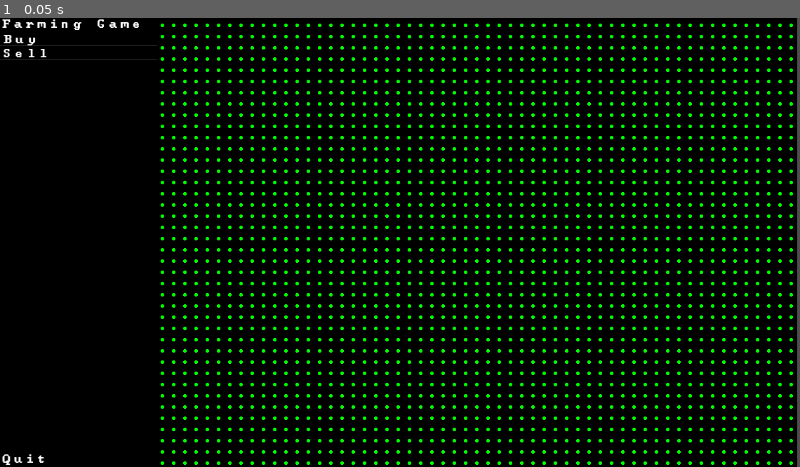
Above: before the commit, frame 1.
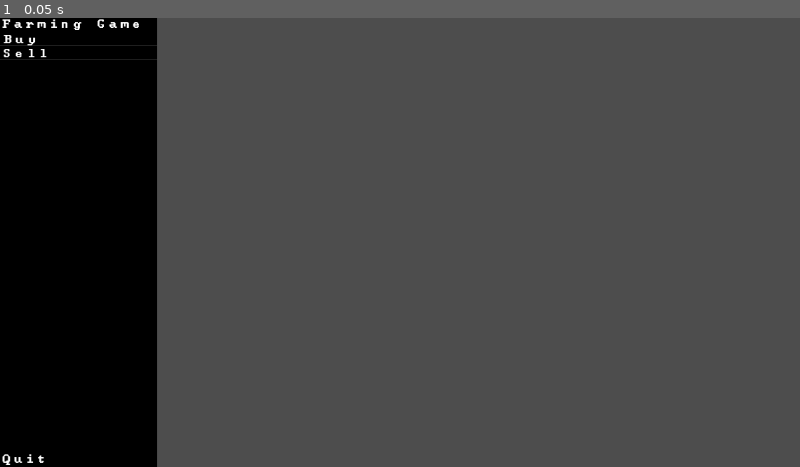
Above: after the commit, the same moment.

Repository: TylerDMielke/GDAsciiFarm
Game: Godot game, scene res://scenes/test_level.tscn
Two runs of this game, one before a commit and one after it. Both use one fixed random seed, a clock stepped at 60 frames per second and the inputs below.
Inputs:
- Up to frame 1 (0.05 s): no input

The runs differ from the first frame. In frame 1, 80% of the frame differs, in the area x 19-100%, y 0-100%.
Error after the commit: Parse Error: Expected closing "}" after dictionary elements. (res://scripts/game_map.gd:35)

Commit message:
continue implementing spawner

Diff:
--- a/scripts/game_map.gd
+++ b/scripts/game_map.gd
@@ -8,9 +8,9 @@
 var map_orig: Vector2i = Vector2i(0,0)
 var map_size: Vector2i = Vector2i((DisplayServer.window_get_size() - Vector2i(position)) / Globals.grid_size)
 
-var _mouse_last_postition: Vector2 = Vector2.ZERO
-var _has_mouse_changed_cells: bool = false
-var _is_mouse_in_gamemap: bool = false
+var mouse_last_postition: Vector2i = Vector2i.ZERO
+var has_mouse_changed_cells: bool = false
+var is_mouse_in_gamemap: bool = false
 
 var TILES = {
 	"PERIOD": Vector2i(14, 2),
@@ -27,6 +27,14 @@
 
 
 func _process(_delta):
+	if is_mouse_in_gamemap:
+		var mouse_new_position: Vector2i = get_mouse_position(get_global_mouse_position())
+		if mouse_new_position != mouse_last_postition:
+			var previous_glyph: Dictionary = {
+				"glyph":
+				"color":
+			}
+			Globals.mouse_changed_gamemap_cell.emit(mouse_new_position, mouse_last_postition, )
 	pass
 
 
@@ -35,7 +43,10 @@
 	Globals.mouse_entered_game_map.emit()
 
 	# Tell the gamemap that the mouse has left it.
-	_is_mouse_in_gamemap = true
+	is_mouse_in_gamemap = true
+
+	# Start tracking the mouse relative to the gamemap.
+	mouse_last_postition = get_mouse_position(get_global_mouse_position())
 
 
 func _on_mouse_exited() -> void:
@@ -43,7 +54,7 @@
 	Globals.mouse_exited_game_map.emit()
 
 	# Tell the gamemap that the mouse has left it.
-	_is_mouse_in_gamemap = false
+	is_mouse_in_gamemap = false
 
 
 func _initialize_boundary() -> void:
@@ -90,6 +101,12 @@
 	foreground.set_cell(color_layer_idx, coord, 0, glyph)
 
 
+## Get the information regarding the glyph in the foreground at coordinate, [param coord]. Returns a dictionary with
+## two key value pairs, "glyph", holding a [Vector2i], and "color", holding a [Color].
+func get_foreground_glyph(coord: Vector2i) -> Dictionary:
+	pass
+
+
 ## Update a tile to be the glyph, [param glyph], of color, [param color], on the background tilemap at coordinate,
 ## [param coord].
 func update_background(coord: Vector2i, glyph: Vector2i, color: Color) -> void:
--- a/scripts/globals.gd
+++ b/scripts/globals.gd
@@ -17,8 +17,10 @@
 ## The mouse exited the gamemap.
 signal mouse_exited_game_map
 
-## The mouse changed cells within the gamemap.
-signal mouse_changed_gamemap_cell
+## The mouse changed cells within the gamemap. Returns the new cell position of the mouse, [param new_position], the
+## old cell position of the mouse, [param old_position], and a dictionary of data describing the glyph that was at
+## the old position, [param old_glyph].
+signal mouse_changed_gamemap_cell(new_position: Vector2i, old_position: Vector2i, old_glyph: Dictionary)
 
 ## The size of the grid in the gamemap.
 var grid_size: Vector2i = Vector2i(16, 16)
